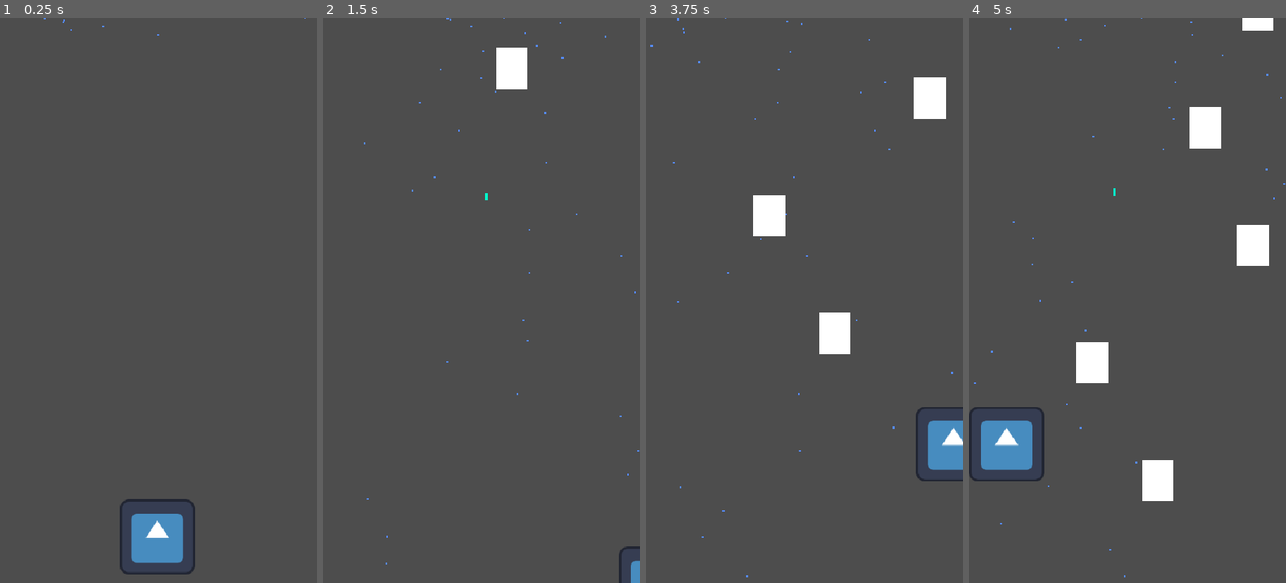
Above: before the commit, frames 1-4 (left to right).
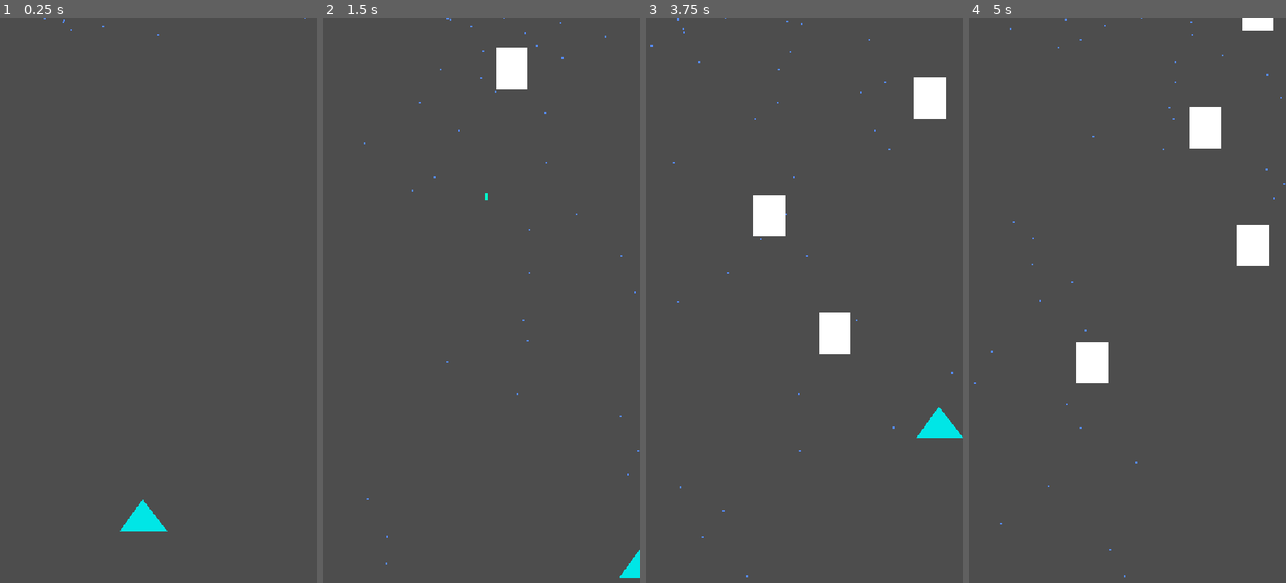
Above: after the commit, the same moments.

Repository: d4160/Top-Down-Shooter
Game: Godot game, scene res://Scenes/Mundo.tscn
Two runs of this game, one before a commit and one after it. Both use one fixed random seed, a clock stepped at 60 frames per second and the inputs below. The engine's default icon, where the game draws it, is replaced by a stand-in: a white triangle on a blue panel in a dark square.
Inputs (mouse positions are in pixels of both pictures, inside the frame that each line leads up to):
- Up to frame 1 (0.25 s): no input
- Up to frame 2 (1.5 s): tap Enter at 0.5 s; move the mouse to (551, 272) at 0.52 s; hold D (move_right) 0.53-1.28 s; click (551, 272) at 0.6 s; move the mouse to (418, 328) at 1.27 s; hold S (move_down) from 1.28 s (still down); click (418, 328) at 1.35 s
- Up to frame 3 (3.75 s): move the mouse to (836, 176) at 2.02 s; release S (move_down) at 2.03 s; hold D (move_right) 2.03-2.78 s; click (836, 176) at 2.1 s; move the mouse to (788, 413) at 2.77 s; hold W (move_up) 2.78-3.53 s; click (788, 413) at 2.85 s; move the mouse to (899, 385) at 3.52 s; hold A (move_left) from 3.53 s (still down); click (899, 385) at 3.6 s
- Up to frame 4 (5 s): keep holding A (move_left); move the mouse to (1032, 215) at 4.27 s; click (1032, 215) at 4.35 s

The runs differ from the first frame. In frame 1, 2.0% of the frame differs, in the area x 37-62%, y 85-99%; in frame 2, 0.3%; in frame 3, 1.4%; in frame 4, 2.5%, in the area x 0-65%, y 30-86%.

Commit message:
feat: add colision

Diff:
--- a/Scenes/Bala.tscn
+++ b/Scenes/Bala.tscn
@@ -1,11 +1,11 @@
 [gd_scene load_steps=3 format=3 uid="uid://b7d5ww7vfvh2u"]
 
-[ext_resource type="Script" uid="uid://bxbl0q5mhl1x5" path="res://Scripts/Bala.gd" id="1_pu3jq"]
+[ext_resource type="Script" uid="uid://bhddprp6lvivs" path="res://Scripts/Bala.gd" id="1_pu3jq"]
 
 [sub_resource type="RectangleShape2D" id="RectangleShape2D_pu3jq"]
 size = Vector2(4, 12)
 
-[node name="Area2D" type="Area2D"]
+[node name="Area2D" type="Area2D" groups=["balas"]]
 script = ExtResource("1_pu3jq")
 
 [node name="ColorRect" type="ColorRect" parent="."]
--- a/Scenes/Enemigo.tscn
+++ b/Scenes/Enemigo.tscn
@@ -12,3 +12,5 @@
 polygon = PackedVector2Array(0, 1, 54, 1, 54, 71, 0, 71)
 
 [node name="VisibleOnScreenNotifier2D" type="VisibleOnScreenNotifier2D" parent="."]
+
+[connection signal="area_entered" from="." to="." method="_on_area_entered"]
--- a/Scenes/Jugador.tscn
+++ b/Scenes/Jugador.tscn
@@ -4,16 +4,16 @@
 [ext_resource type="PackedScene" uid="uid://b7d5ww7vfvh2u" path="res://Scenes/Bala.tscn" id="2_pfvk3"]
 [ext_resource type="Texture2D" uid="uid://cxvilrkhskb18" path="res://icon.svg" id="3_ucnt4"]
 
-[node name="Jugador" type="Area2D"]
+[node name="Jugador" type="Area2D" groups=["jugador"]]
 script = ExtResource("1_43k7d")
 escena_bala = ExtResource("2_pfvk3")
 
 [node name="Sprite2D" type="Sprite2D" parent="."]
+visible = false
 position = Vector2(64, 64)
 texture = ExtResource("3_ucnt4")
 
 [node name="Polygon2D" type="Polygon2D" parent="."]
-visible = false
 color = Color(0, 0.90403146, 0.9040313, 1)
 polygon = PackedVector2Array(0, 54, 39, 0, 81, 54)
 uv = PackedVector2Array(-278, 54, -205, -53, -133, 68)
--- a/Scripts/enemigo.gd
+++ b/Scripts/enemigo.gd
@@ -10,10 +10,14 @@
 
 # Conecta la señal "area_entered" del propio Area2D a este script
 func _on_area_entered(area):
-	if area.name == "Jugador":
-		area.queue_free() # Destruye al jugador (Game Over simple)
-		queue_free()
-	elif "Bala" in area.name: # Si usas nombres o grupos para identificar balas
-		area.queue_free() # Destruye la bala
-		queue_free() # Destruye al enemigo
-		# Aquí sumarías puntos
+	# 1. ¿Me tocó una bala?
+	if area.is_in_group("balas"):
+		area.queue_free()  # Destruimos la bala
+		queue_free()       # Nos destruimos a nosotros (el enemigo)
+		# Aquí podrías poner: Global.puntos += 10
+
+	# 2. ¿Me tocó el jugador?
+	elif area.is_in_group("jugador"):
+		area.queue_free()  # Destruimos al jugador
+		queue_free()       # Destruimos al enemigo
+		# Aquí podrías poner: get_tree().reload_current_scene() para reiniciar
Not shown: 1 places in Scenes/Enemigo.tscn that only renumber resources
